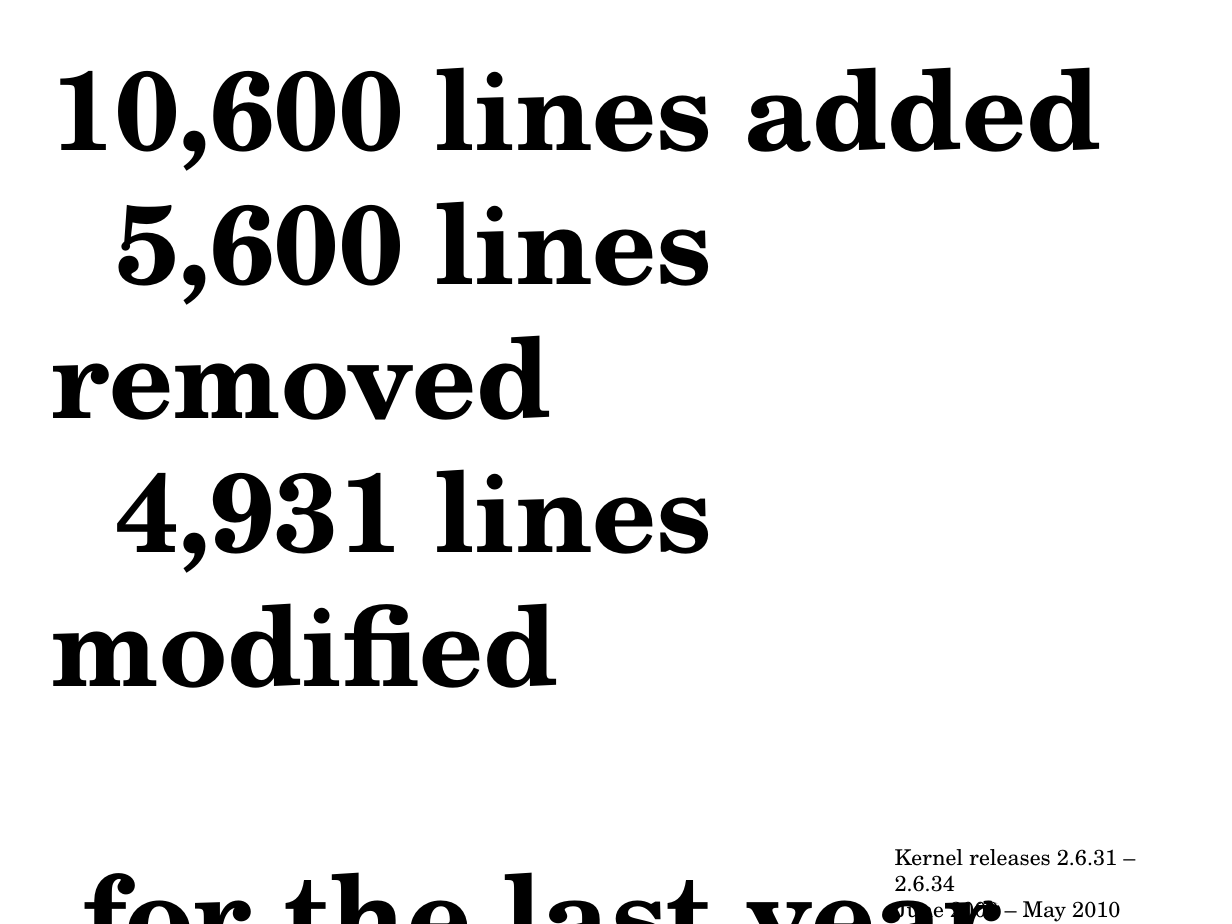
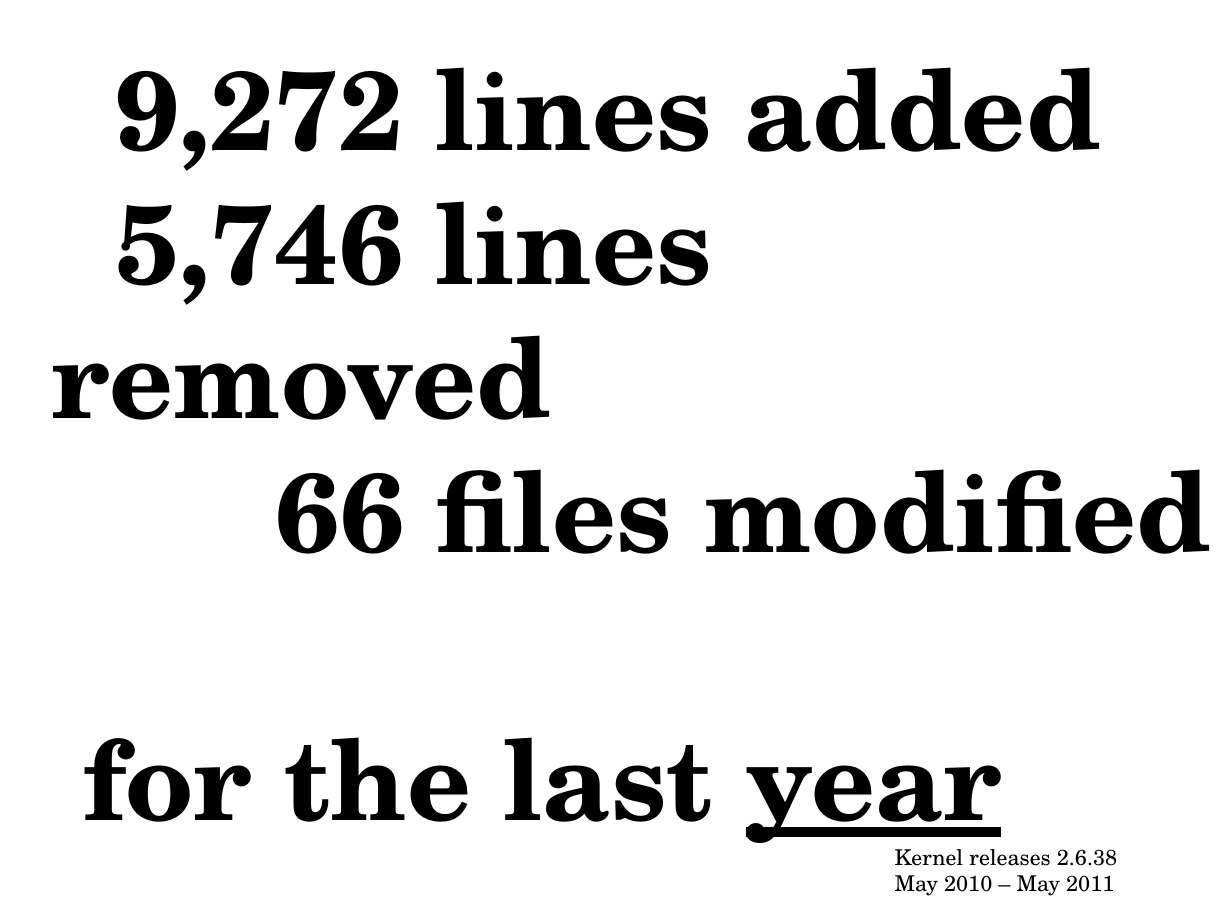
Before and after one commit to philips/kernel-development, a slide deck: slide 5 of kernel-development.odp. Drawn at 1232x924 pixels with LibreOffice and Linux fonts; fonts in the diff are those of the drawing. Boxes give left, top, right and bottom in pixels: in the first picture for what was removed or moved away, otherwise in the second. Text is boxed around its words. In the diff, an @@ line names an element or a change of style, - is before the commit and + after.

```diff
--- a/kernel-development.odp
+++ b/kernel-development.odp
@@ text at <box>51,67,1211,554</box>: text changed @@
-10,600 lines added
-5,600 lines removed
-4,931 lines modified
+9,272 lines added
+5,746 lines removed
+66 files modified
@@ text at <box>895,849,1117,896</box>: text changed @@
-Kernel releases 2.6.31 – 2.6.34
-June 2009 – May 2010
+Kernel releases 2.6.38
+May 2010 – May 2011
```
Also in this commit, not shown: 8 other slides changed, 1 slide added, 1 slide removed, 1 other file.
